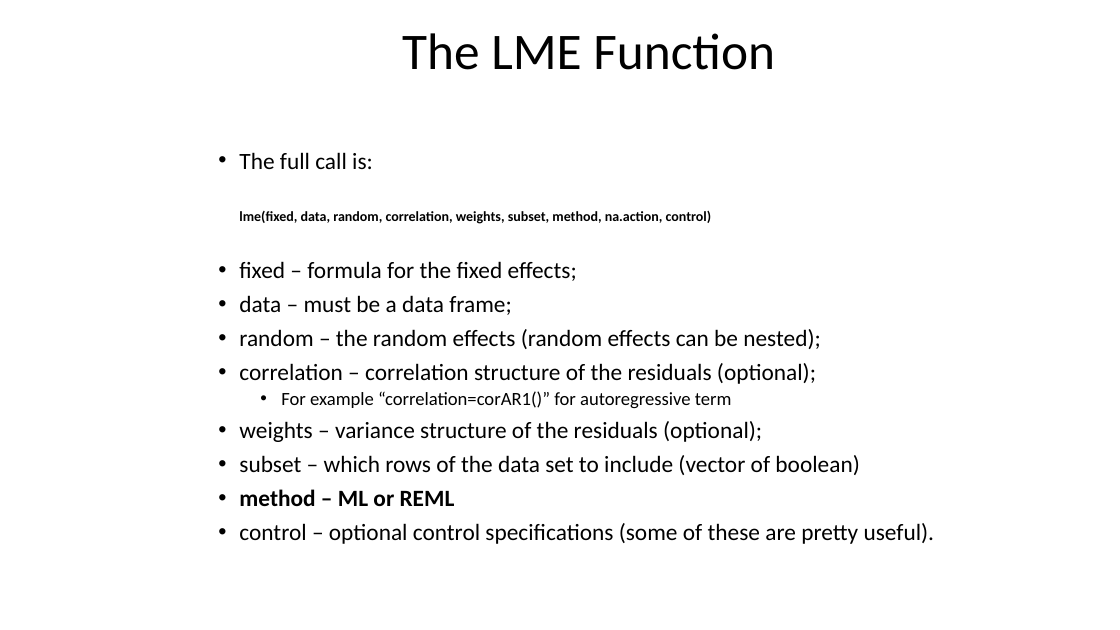
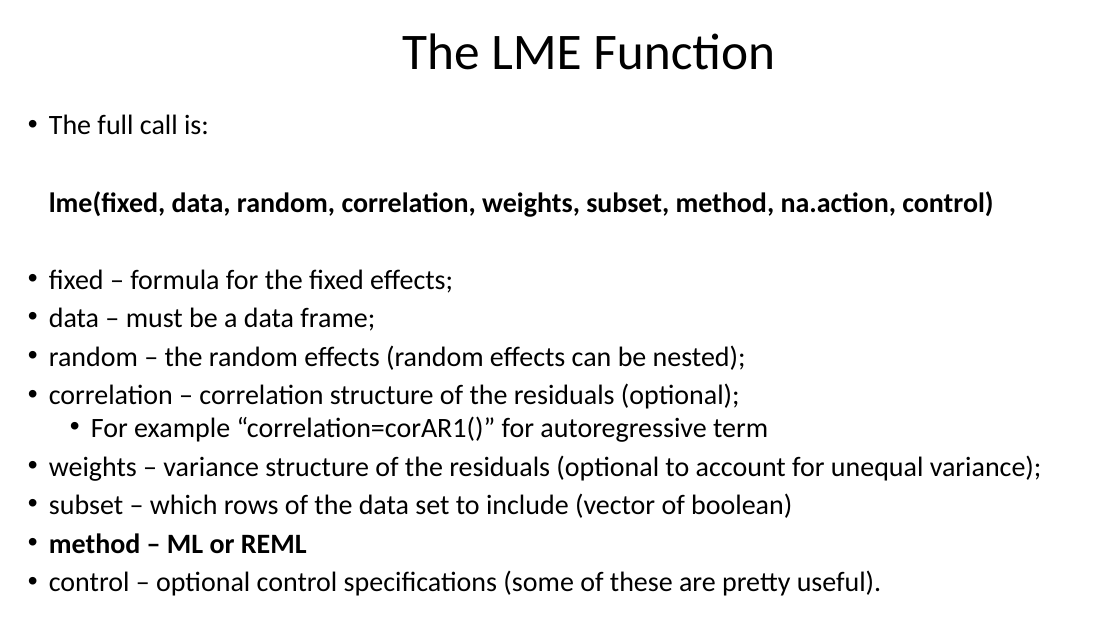
Before and after one commit to taaltree/FW536, a slide deck: slide 13 of Day3_MixedModels_ModelSelection/FW536_Day3_Morning_mixed effects_accessible.pptx. Drawn at 1120x630 pixels with LibreOffice and Linux fonts; fonts in the diff are those of the drawing. Boxes give left, top, right and bottom in pixels: in the first picture for what was removed or moved away, otherwise in the second. Text is boxed around its words. In the diff, an @@ line names an element or a change of style, - is before the commit and + after.

```diff
--- a/Day3_MixedModels_ModelSelection/FW536_Day3_Morning_mixed effects_accessible.pptx
+++ b/Day3_MixedModels_ModelSelection/FW536_Day3_Morning_mixed effects_accessible.pptx
@@ text "The full call is:": place and size @@
-text "The full call is:" at <box>239,152,935,544</box>
+text "The full call is:" at <box>49,114,1042,596</box>
@@ text at <box>49,114,993,596</box>: size 20 to 24 pt in "The full call is:", "fixed – formula for the fixed effects;", "data – must be a data frame;", "random – the random effects (random effects ..." and 4 more places; size 12 to 24 pt in "lme(fixed, data, random, correlation, weights, subset, metho ..."; size 16 to 24 pt in "For example “correlation=corAR1()” for autoregressive term" @@
@@ text at <box>49,455,1042,481</box>: text changed; size 20 to 24 pt @@
-• weights – variance structure of the residuals (optional);
+• weights – variance structure of the residuals (optional to account for unequal variance);
```
Also in this commit, not shown: 22 other slides changed, 1 slide removed, 5 other files.
